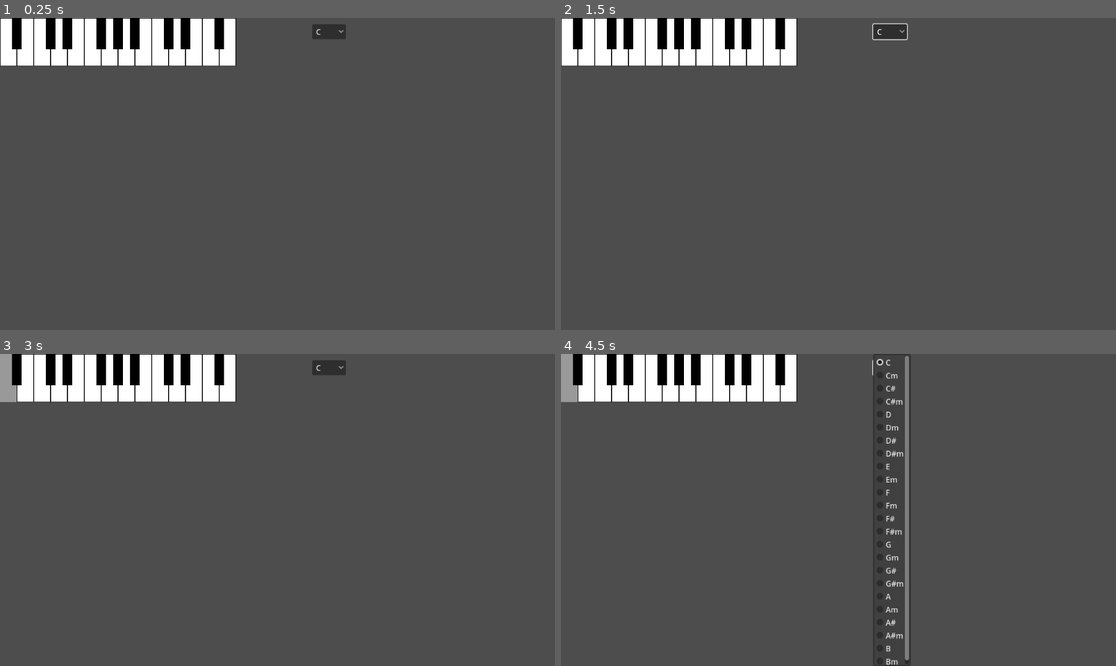
Above: before the commit, frames 1-4 (two rows, left to right).
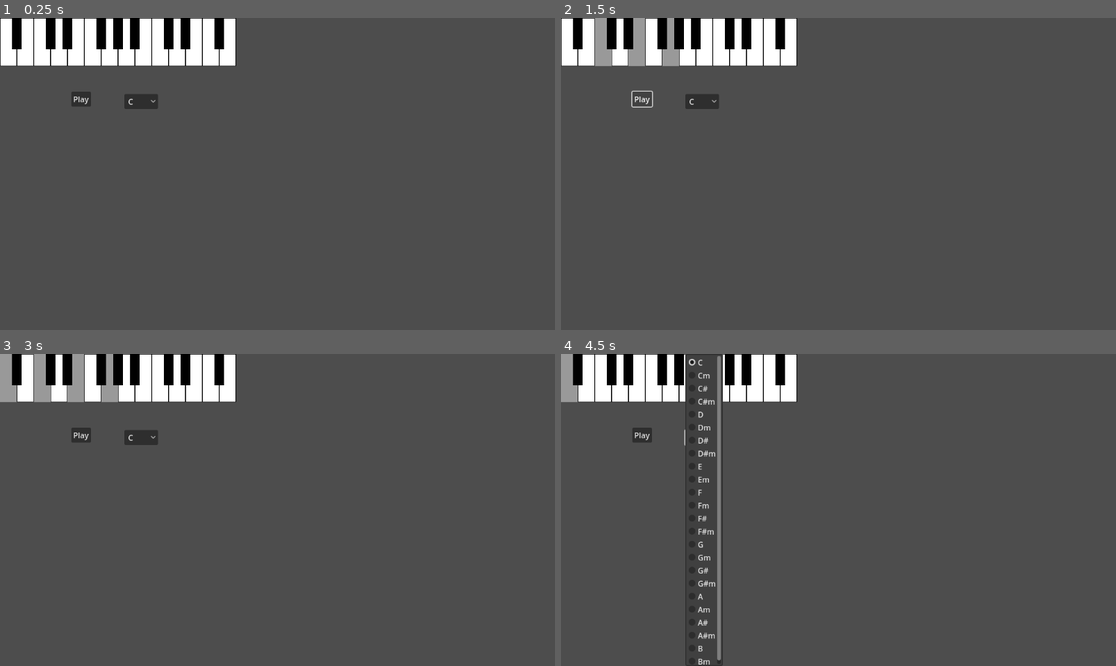
Above: after the commit, the same moments.

Repository: mjXmsdgh/godot_piano
Game: Godot game, scene res://scenes/SelectChord.tscn
Same seed, same stepped clock (60 frames per second), same inputs: the game is played once before the commit and once after it. This scene is started directly instead of the project's main scene.
Inputs (mouse positions are in pixels of both pictures, inside the frame that each line leads up to):
- Up to frame 1 (0.25 s): no input
- Up to frame 2 (1.5 s): click "C" at 0.5 s; click (644, 99) at 1.25 s, where only the run after the commit has a clickable "Play"
- Up to frame 3 (3 s): click (83, 435) at 2 s, where only the run after the commit has a clickable "Play"; click (11, 378) at 2.77 s
- Up to frame 4 (4.5 s): click (572, 378) at 3.52 s; click "C" at 4.25 s

The runs differ from the first frame. In frame 1, 0.7% of the frame differs, in the area x 12-63%, y 2-30%; in frame 2, 1.8%; in frame 3, 1.8%; in frame 4, 4.7%, in the area x 12-63%, y 0-100%.

Commit message:
play chord

Diff:
--- a/godot_piano/assets/chord_data.json
+++ b/godot_piano/assets/chord_data.json
@@ -1,74 +1,74 @@
 {
   "C": {
-    "notes": ["C4", "E4", "G4"]
+	"notes": ["C4", "E4", "G4"]
   },
   "Cm": {
-    "notes": ["C4", "D#4", "G4"]
+	"notes": ["C4", "D#4", "G4"]
   },
   "C#": {
-    "notes": ["C#4", "F4", "G#4"]
+	"notes": ["C#4", "F4", "G#4"]
   },
   "C#m": {
-    "notes": ["C#4", "E4", "G#4"]
+	"notes": ["C#4", "E4", "G#4"]
   },
   "D": {
-    "notes": ["D4", "F#4", "A4"]
+	"notes": ["D4", "F#4", "A4"]
   },
   "Dm": {
-    "notes": ["D4", "F4", "A4"]
+	"notes": ["D4", "F4", "A4"]
   },
   "D#": {
-    "notes": ["D#4", "G4", "A#4"]
+	"notes": ["D#4", "G4", "A#4"]
   },
   "D#m": {
-    "notes": ["D#4", "F#4", "A#4"]
+	"notes": ["D#4", "F#4", "A#4"]
   },
   "E": {
-    "notes": ["E4", "G#4", "B4"]
+	"notes": ["E4", "G#4", "B4"]
   },
   "Em": {
-    "notes": ["E4", "G4", "B4"]
+	"notes": ["E4", "G4", "B4"]
   },
   "F": {
-    "notes": ["F4", "A4", "C5"]
+	"notes": ["F4", "A4", "C5"]
   },
   "Fm": {
-    "notes": ["F4", "G#4", "C5"]
+	"notes": ["F4", "G#4", "C5"]
   },
   "F#": {
-    "notes": ["F#4", "A#4", "C#5"]
+	"notes": ["F#4", "A#4", "C#5"]
   },
   "F#m": {
-    "notes": ["F#4", "A4", "C#5"]
+	"notes": ["F#4", "A4", "C#5"]
   },
   "G": {
-    "notes": ["G4", "B4", "D5"]
+	"notes": ["G4", "B4", "D5"]
   },
   "Gm": {
-    "notes": ["G4", "A#4", "D5"]
+	"notes": ["G4", "A#4", "D5"]
   },
   "G#": {
-    "notes": ["G#4", "C5", "D#5"]
+	"notes": ["G#4", "C5", "D#5"]
   },
   "G#m": {
-    "notes": ["G#4", "B4", "D#5"]
+	"notes": ["G#4", "B4", "D#5"]
   },
   "A": {
-    "notes": ["A4", "C#5", "E5"]
+	"notes": ["A4", "C#5", "E5"]
   },
   "Am": {
-    "notes": ["A4", "C5", "E5"]
+	"notes": ["A4", "C5", "E5"]
   },
   "A#": {
-    "notes": ["A#4", "D5", "F5"]
+	"notes": ["A#4", "D5", "F5"]
   },
   "A#m": {
-    "notes": ["A#4", "C#5", "F5"]
+	"notes": ["A#4", "C#5", "F5"]
   },
   "B": {
-    "notes": ["B4", "D#5", "F#5"]
+	"notes": ["B4", "D#5", "F#5"]
   },
   "Bm": {
-    "notes": ["B4", "D5", "F#5"]
+	"notes": ["B4", "D5", "F#5"]
   }
 }
--- a/godot_piano/scenes/SelectChord.tscn
+++ b/godot_piano/scenes/SelectChord.tscn
@@ -1,8 +1,9 @@
-[gd_scene load_steps=4 format=3 uid="uid://c5n6iq7qnnxxc"]
+[gd_scene load_steps=5 format=3 uid="uid://c5n6iq7qnnxxc"]
 
 [ext_resource type="PackedScene" uid="uid://54b4gysqftl3" path="res://scenes/kenban.tscn" id="1_bdthf"]
 [ext_resource type="PackedScene" uid="uid://2jtchecwew7c" path="res://scenes/code_manager.tscn" id="2_sv5co"]
 [ext_resource type="Script" path="res://scripts/select_chord_list.gd" id="3_bp278"]
+[ext_resource type="Script" path="res://scripts/play_button.gd" id="4_jd3yb"]
 
 [node name="SelectChord" type="Node2D"]
 
@@ -11,8 +12,18 @@
 [node name="CodeManager" parent="." instance=ExtResource("2_sv5co")]
 
 [node name="SelectChordList" type="OptionButton" parent="."]
-offset_left = 648.0
-offset_top = 13.0
-offset_right = 680.0
-offset_bottom = 33.0
+offset_left = 258.0
+offset_top = 158.0
+offset_right = 290.0
+offset_bottom = 178.0
 script = ExtResource("3_bp278")
+
+[node name="PlayButton" type="Button" parent="."]
+offset_left = 148.0
+offset_top = 153.0
+offset_right = 189.0
+offset_bottom = 184.0
+text = "Play"
+script = ExtResource("4_jd3yb")
+
+[connection signal="pressed" from="PlayButton" to="PlayButton" method="_on_pressed"]
--- a/godot_piano/scripts/code_manager.gd
+++ b/godot_piano/scripts/code_manager.gd
@@ -95,3 +95,18 @@
 	var selected_key = chord_keys[index] # インデックスに対応するキーを取得
 
 	return [selected_key,chord_data[selected_key]]      # キーを使ってコードデータを取得して返す
+
+
+# 指定されたコード名に対応する音(ノート)の配列を返す関数
+# 例: "C" を渡すと ["C4", "E4", "G4"] のような配列を返す
+# コード名が見つからない場合や、データが期待する形式でない場合は空の配列を返す
+func get_notes_by_chord_name(chord_name: String) -> Array:
+	if not chord_data.has(chord_name):
+		printerr("エラー: コード名 '%s' が chord_data に見つかりません。" % chord_name)
+		return []
+
+	var chord_entry_data  = chord_data[chord_name]
+
+	var notes_array=chord_entry_data["notes"]
+
+	return notes_array
--- /dev/null
+++ b/godot_piano/scripts/play_button.gd
@@ -0,0 +1,26 @@
+extends Button
+
+
+@onready var select_chord_list:Node =get_node_or_null("../SelectChordList")
+@onready var kenban:Node=get_node_or_null("../kenban")
+@onready var code_manager:Node=get_node_or_null("../CodeManager")
+
+
+
+# Called when the node enters the scene tree for the first time.
+func _ready() -> void:
+	pass # Replace with function body.
+
+
+# Called every frame. 'delta' is the elapsed time since the previous frame.
+func _process(delta: float) -> void:
+	pass
+
+
+func _on_pressed() -> void:
+
+	var selected_chord_name: String = select_chord_list.get_selected_chord_name()
+	var notes_to_play:Array = code_manager.get_notes_by_chord_name(selected_chord_name)
+
+	for note in notes_to_play:
+		kenban.play_note(note)
